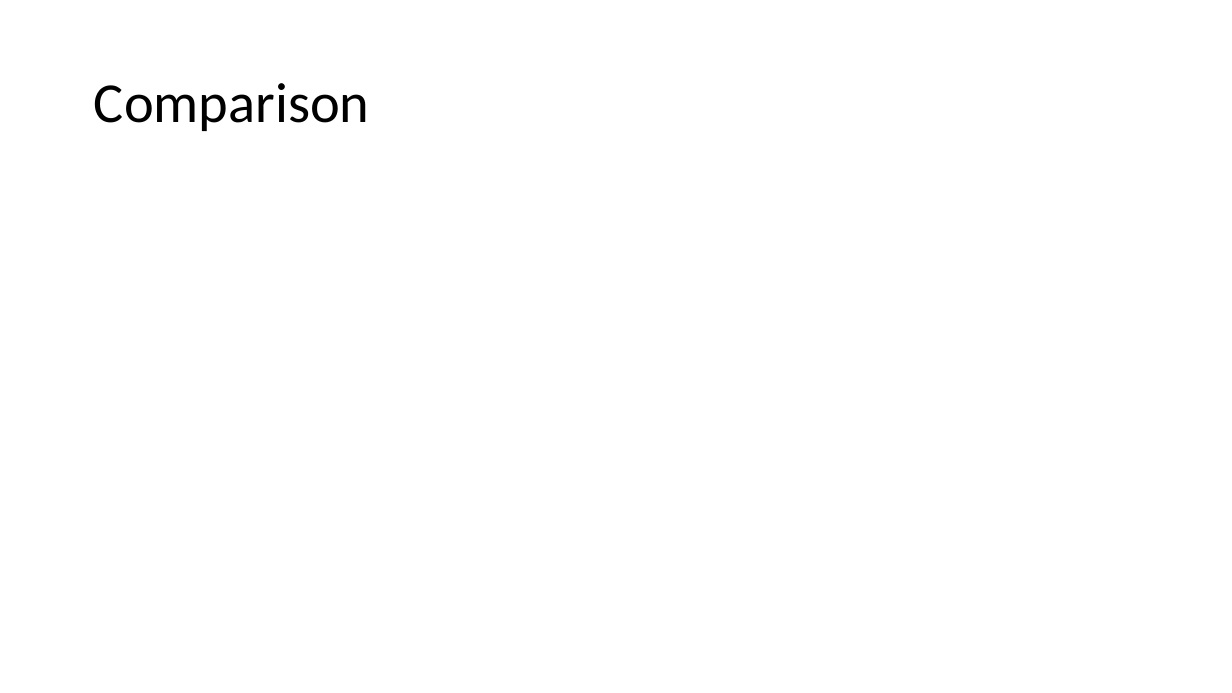
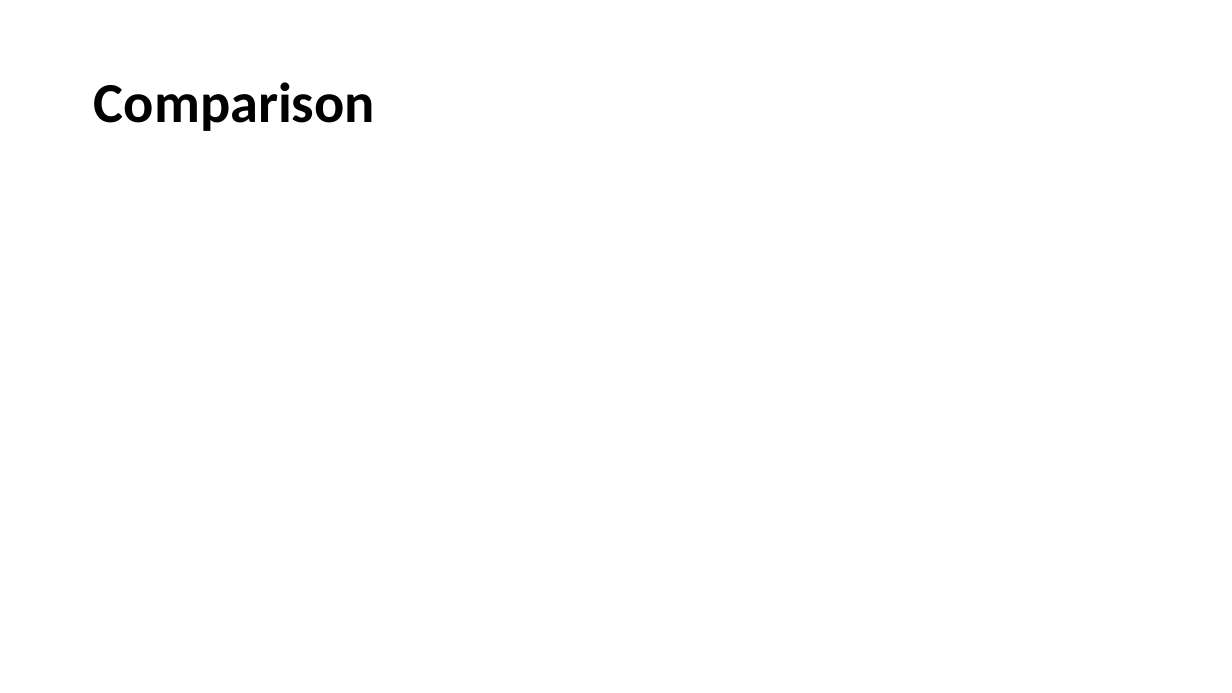
Before and after one commit to DaloonOfDoom/E21SWD_Assignment, a slide deck: slide 8 of Slides/The Decorator pattern.pptx. Drawn at 1232x693 pixels with LibreOffice and Linux fonts; fonts in the diff are those of the drawing. Boxes give left, top, right and bottom in pixels: in the first picture for what was removed or moved away, otherwise in the second. Text is boxed around its words. In the diff, an @@ line names an element or a change of style, - is before the commit and + after.

```diff
--- a/Slides/The Decorator pattern.pptx
+++ b/Slides/The Decorator pattern.pptx
@@ title "Comparison" at [94,82,375,131]: bold on @@
```
Also in this commit, not shown: 5 other slides changed, 2 slides added, 2 slides removed.
